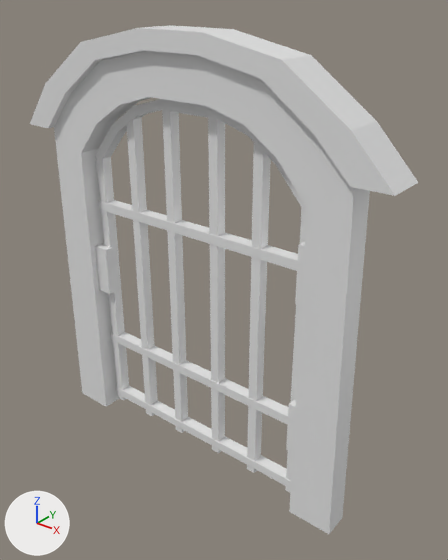
A saved change to the FBX model Assets/Meshes/DungeonDoor02.fbx.
Camera for both pictures: a 50 mm camera at (0.01051, -0.01166, 0.01356) aimed at (0.00079, 0.00049, 0.00603). Lighting does not change. The marker at lower left points along +X, +Y and +Z. Where no turn or scale is listed for an object, it has been applied to the vertices.

Objects in the first picture: 'Door', 'Frame'.
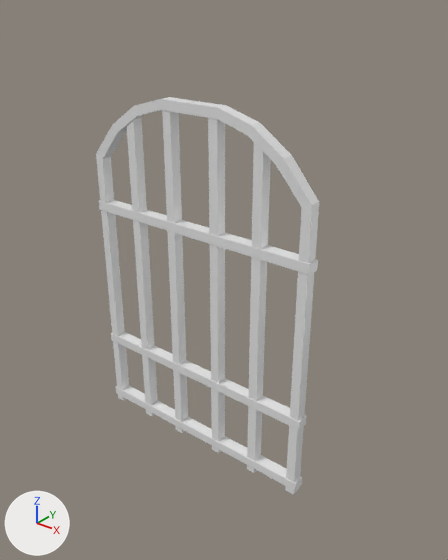
Location of each change, [x1, y1, x2, y2] in pixels of the pictures (448 x 560 px):
'Frame', deleted: before [30, 25, 418, 534]

The change in detail:
Object 'Frame' (ob_frame) is deleted.
